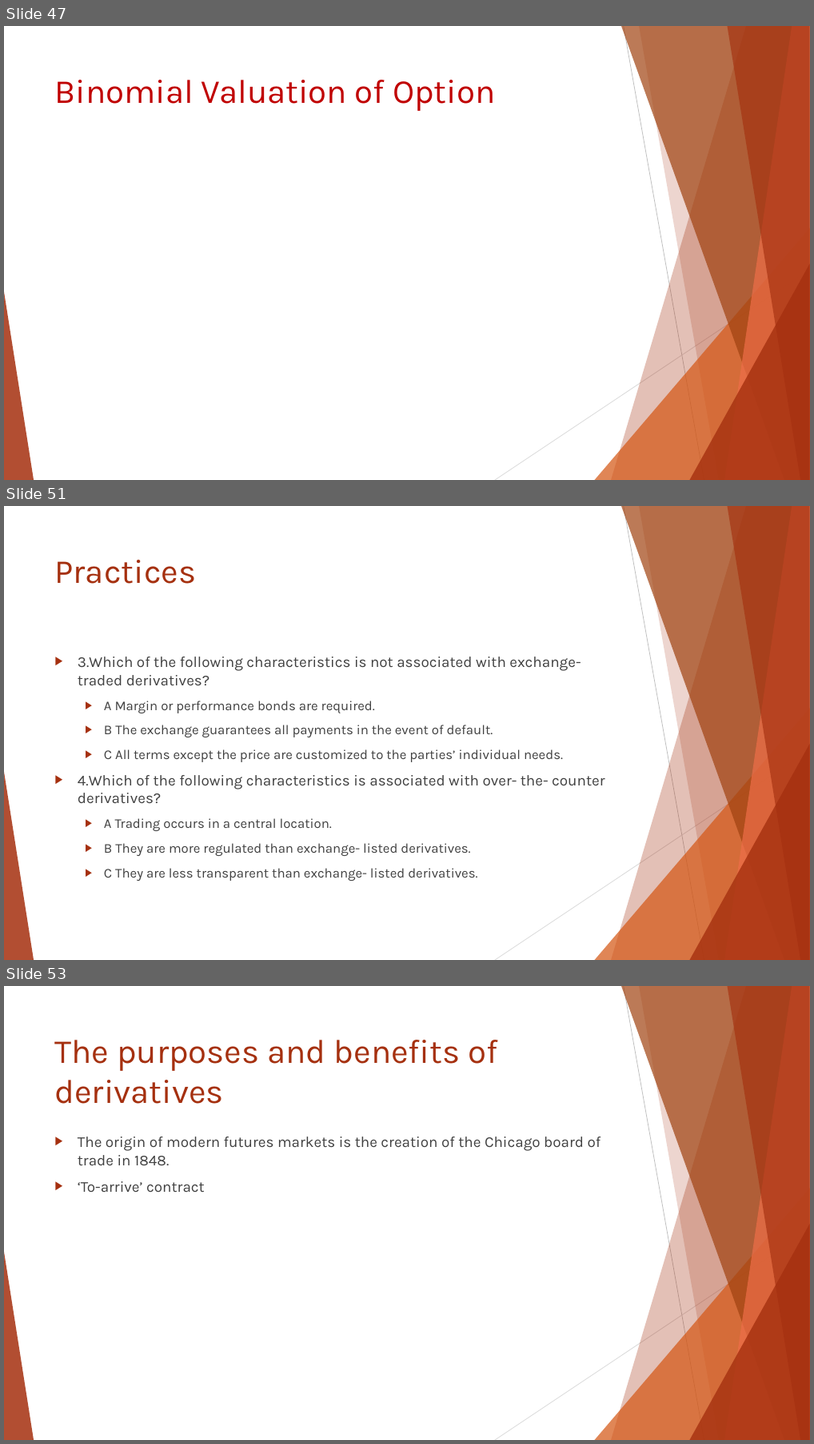
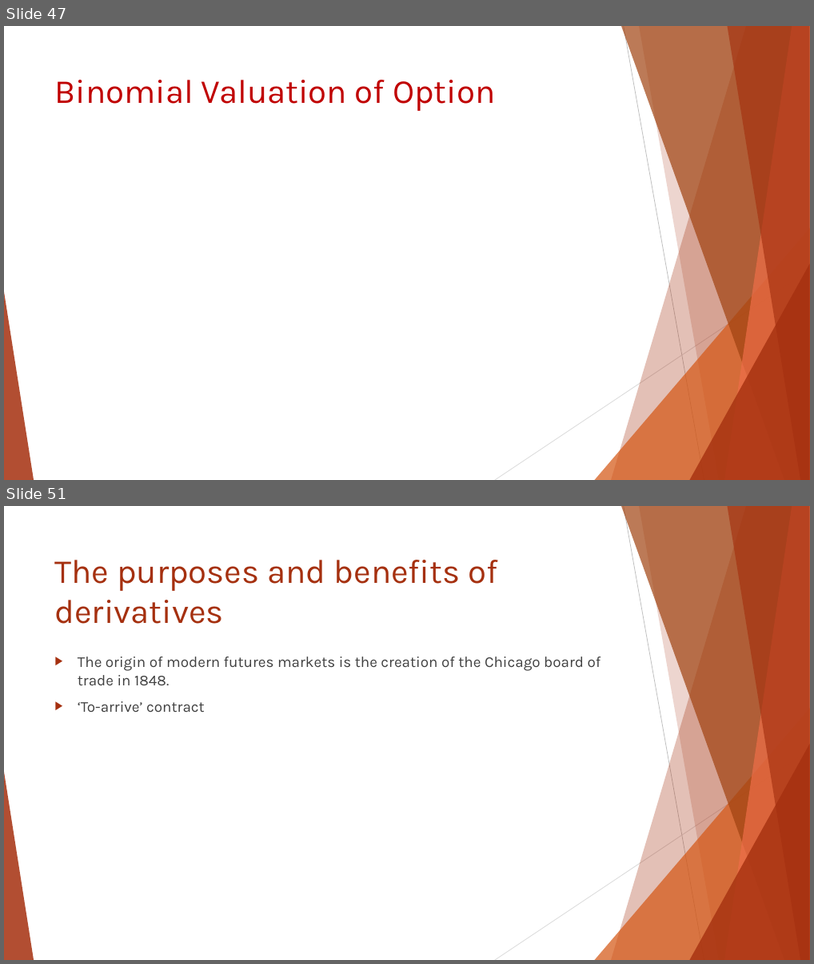
Before and after one commit to Isco0530/data, a slide deck: Reading 46.pptx. Shown one above the other, each under a label of ours: slides 47, 51 and 53 before the commit, slides 47 and 51 after it; the slides between them are not shown. The pictures are 814x1444 and 814x964 pixels, drawn with LibreOffice and Linux fonts; fonts in the diff are those of the drawing; grey boxes stand for pictures. Boxes give left, top, right and bottom in pixels: in the first picture for what was removed or moved away, otherwise in the second. Text is boxed around its words. In the diff, an @@ line names an element or a change of style, - is before the commit and + after.

```diff
--- a/Reading 46.pptx
+++ b/Reading 46.pptx
@@ slide 51 removed at bbox=[4, 506, 810, 960], background #FFFFFF; not listed: 10 template elements that a slide beside it also shows @@
@@ title removed at bbox=[55, 560, 197, 584] @@
-Practices
@@ text removed at bbox=[78, 656, 606, 880] @@
-▶ 3.Which of the following characteristics is not associated with exchange-traded derivatives?
-  ▶ A Margin or performance bonds are required.
-  ▶ B The exchange guarantees all payments in the event of default.
-  ▶ C All terms except the price are customized to the parties’ individual needs.
-▶ 4.Which of the following characteristics is associated with over- the- counter derivatives?
-  ▶ A Trading occurs in a central location.
-  ▶ B They are more regulated than exchange- listed derivatives.
-  ▶ C They are less transparent than exchange- listed derivatives.
@@ what was slide 53 is now slide 51 @@
```
Also in this commit, not shown: 3 slides changed, 1 other slide removed.
